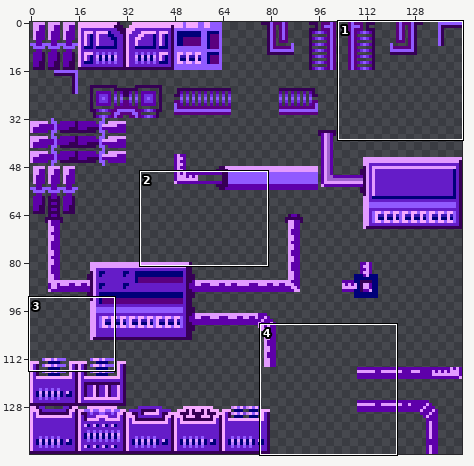
Sprite sheet, stored at resources/spritesheets/tiles/testtiles1.png. Above: a wide view before the commit, with the close-up outlined.
Close-up. First the earlier version:
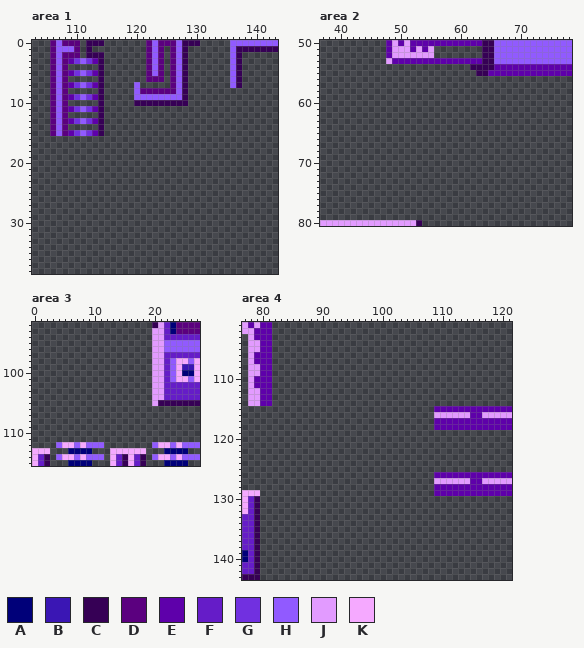
The file is 144x144 pixels. Shown: area 1: x 103..143, y 0..38; area 2: x 37..78, y 50..80; area 3: x 0..27, y 92..115; area 4: x 77..121, y 101..143.
Palette (. is transparent): A #000079  B #3a16b4  C #360055  D #5b007f  E #5e00aa  F #651cc8  G #7130e0  H #915aff  J #e29bff  K #f5a9ff
Pixels before, area 1, first column x 106:
 0 DHDDD.CCC.......DHDDDHCCC.....HHHHHHHH
 1 DHHHD.C.........DHD.DHC.......HCCCCCCC
 2 DHDDD.CCC.......DHD.DHC.......HC......
 3 DHDEGHGEC.......DHD.DHC.......HC......
 4 DHD.....C.......DHD.DHC.......HC......
 5 DHDEGHGEC.......DHD.DHC.......HC......
 6 DHD.....C.......DDD.DHC.......HC......
 7 DHDEGHGEC.....H.....DHC.......HC......
 8 DHD.....C.....HDDDDDDHC...............
 9 DHDEGHGEC.....HHHHHHHHC...............
10 DHD.....C.....CCCCCCCCC...............
11 DHDEGHGEC.............................
12 DHD.....C.............................
13 DHDEGHGEC.............................
14 DHD.....C.............................
15 DHDEGHGEC.............................
Pixels before, area 2, first column x 37:
50 ...........EJEJEEEEEEEEEEEECCHHHHHHHHHHHHH
51 ...........EJJJEJEJ........CCHHHHHHHHHHHHH
52 ...........EJJJJJJJ........CCHHHHHHHHHHHHH
53 ...........JEEEEEEEEEEEEEEECCHHHHHHHHHHHHH
54 .........................CCCCEEEEEEEEEEEEE
55 ..........................CCEEEEEEEEEEEEEE
56 ..........................................
57 ..........................................
58 ..........................................
59 ..........................................
60 ..........................................
61 ..........................................
62 ..........................................
63 ..........................................
64 ..........................................
65 ..........................................
66 ..........................................
67 ..........................................
68 ..........................................
69 ..........................................
70 ..........................................
71 ..........................................
72 ..........................................
73 ..........................................
74 ..........................................
75 ..........................................
76 ..........................................
77 ..........................................
78 ..........................................
79 ..........................................
80 JJJJJJJJJJJJJJJJC.........................
Pixels before, area 3, first column x 0:
 92 ....................CJFADDDD
 93 ....................JJFADDDD
 94 ....................JJFFFFFF
 95 ....................JJHHHHHH
 96 ....................JJHHHHHH
 97 ....................JJFFFFFF
 98 ....................JJFHKKHK
 99 ....................JJFHKBBK
100 ....................JJFHKAAK
101 ....................JJFHKKHK
102 ....................JJFFFFFF
103 ....................JJFFFFFF
104 ....................JJFFFFFF
105 ....................JCCCCCCC
106 ............................
107 ............................
108 ............................
109 ............................
110 ............................
111 ............................
112 ....HKKHKHHH........HKKHKHHH
113 KKK...AAAA...KKKKKK...AAAA..
114 KFC.HKKHKHHH.KFCKFC.HKKHKHHH
115 KFC...AAAA...KFCKFC...AAAA..
Pixels before, area 4, first column x 77:
101 JEJEE........................................
102 JJEEE........................................
103 .JEEE........................................
104 .JJEE........................................
105 .JJEE........................................
106 .JEEE........................................
107 .JEEE........................................
108 .JJEE........................................
109 .JJEE........................................
110 .JEEE........................................
111 .JEEE........................................
112 .JJEE........................................
113 .JJEE........................................
114 .JJEE........................................
115 ................................EEEEEEEEEEEEE
116 ................................JJJJJJEEJJJJJ
117 ................................EEEEEEEEEEEEE
118 ................................EEEEEEEEEEEEE
119 .............................................
120 .............................................
121 .............................................
122 .............................................
123 .............................................
124 .............................................
125 .............................................
126 ................................EEEEEEEEEEEEE
127 ................................JJJJJJEEJJJJJ
128 ................................EEEEEEEEEEEEE
129 KKK.............................EEEEEEEEEEEEE
130 KFC..........................................
131 KFC..........................................
132 KFC..........................................
133 FFC..........................................
134 FFC..........................................
135 FFC..........................................
136 FFC..........................................
137 FFC..........................................
138 FFC..........................................
139 AFC..........................................
140 AFC..........................................
141 FFC..........................................
142 FFC..........................................
143 CCC..........................................
Once edited:
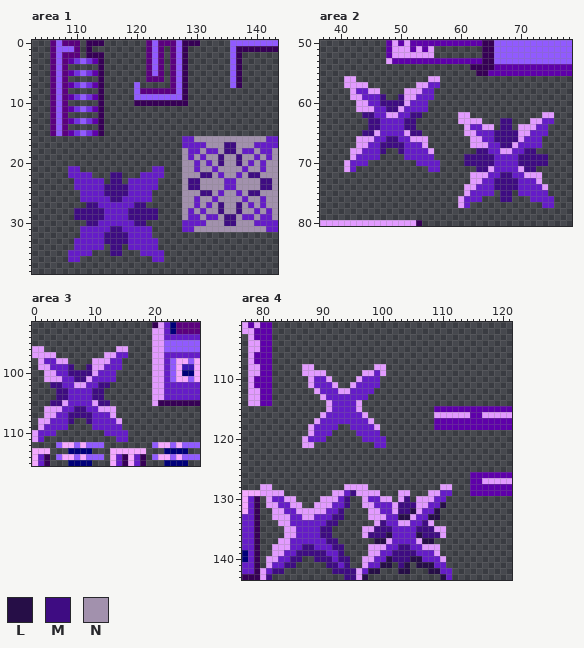
Colours new in this view: L #260e47  M #3e0c82  N #a291ad
Changes in this commit:
Area 1:
y 16: x 128..143 ................ -> FFNNNNNNNNNNNNFF
y 17: x 128..143 ................ -> FFFFNNNMMNNNFFFF
y 18: x 128..143 ................ -> NFFNFFNMMNFFNFFN
y 19: x 128..143 ................ -> NFNFNNMNNMNNFNFN
y 20: x 128..143 ................ -> NNFNFNMNNMNFNFNN
y 21: x 109..110 .. -> FF; x 123..124 .. -> FF; x 128..143 ................ -> NNFNNFNNNNFNNFNN
y 22: x 109..112 .... -> FFFF; x 116..117 .. -> MM; x 121..124 .... -> FFFF; x 128..143 ................ -> NNNMMNFNNFNMMNNN
y 23: x 110..114 ..... -> FFFFF; x 116..117 .. -> MM; x 119..123 ..... -> FFFFF; x 128..143 ................ -> NMMNNNNFFNNNNMMN
y 24: x 110..123 .............. -> FFFFFMMMMFFFFF; x 128..143 ................ -> NMMNNNNFFNNNNMMN
y 25: x 111..122 ............ -> FFFFMMMMFFFF; x 128..143 ................ -> NNNMMNFNNFNMMNNN
y 26: x 111..122 ............ -> FFFFFMMFFFFF; x 128..143 ................ -> NNFNNFNNNNFNNFNN
y 27: x 112..121 .......... -> MMFFFFFFMM; x 128..143 ................ -> NNFNFNMNNMNFNFNN
y 28: x 110..123 .............. -> MMMMMFFFFMMMMM; x 128..143 ................ -> NFNFNNMNNMNNFNFN
y 29: x 110..123 .............. -> MMMMMFFFFMMMMM; x 128..143 ................ -> NFFNFFNMMNFFNFFN
y 30: x 112..121 .......... -> MMFFFFFFMM; x 128..143 ................ -> FFFFNNNMMNNNFFFF
y 31: x 111..122 ............ -> FFFFFMMFFFFF; x 128..143 ................ -> FFNNNNNNNNNNNNFF
y 32: x 111..122 ............ -> FFFFMMMMFFFF
y 33: x 110..123 .............. -> FFFFFMMMMFFFFF
y 34: x 110..114 ..... -> FFFFF; x 116..117 .. -> MM; x 119..123 ..... -> FFFFF
y 35: x 109..112 .... -> FFFF; x 116..117 .. -> MM; x 121..124 .... -> FFFF
y 36: x 109..110 .. -> FF; x 123..124 .. -> FF
Area 2:
y 56: x 41..42 .. -> JJ; x 55..56 .. -> JJ
y 57: x 41..44 .... -> JJJJ; x 53..56 .... -> JJFF
y 58: x 42..46 ..... -> JFFJJ; x 51..55 ..... -> JJJFF
y 59: x 42..47 ...... -> JJFFFM; x 50..55 ...... -> MJJFFF
y 60: x 43..54 ............ -> JJFFMMMMJFFF
y 61: x 43..54 ............ -> JJJFFMMJFFFF
y 62: x 44..53 .......... -> MMFFJJFFMM; x 60..61 .. -> JJ; x 74..75 .. -> JJ
y 63: x 45..52 ........ -> MMFFFFMM; x 60..63 .... -> JJJJ; x 67..68 .. -> MM; x 72..75 .... -> JJFF
y 64: x 45..52 ........ -> MMFFFFMM; x 61..65 ..... -> JFFJJ; x 67..68 .. -> MM; x 70..74 ..... -> JJJFF
y 65: x 44..53 .......... -> MMJFFFFJMM; x 61..74 .............. -> JJFFFMMMMJJFFF
y 66: x 43..54 ............ -> JJJFFMMFFJJJ; x 62..73 ............ -> JJFFMMMMJFFF
y 67: x 43..54 ............ -> JJFFMMMMFFFJ; x 62..73 ............ -> JJJFFMMJFFFF
y 68: x 42..47 ...... -> JJFFFM; x 50..55 ...... -> MFFFFJ; x 63..72 .......... -> MMFFJJFFMM
y 69: x 42..46 ..... -> JFFFF; x 51..55 ..... -> FFFFF; x 61..74 .............. -> MMMMMFFFFMMMMM
y 70: x 41..44 .... -> JFFF; x 53..56 .... -> FFFF; x 61..74 .............. -> MMMMMFFFFMMMMM
y 71: x 41..42 .. -> JF; x 55..56 .. -> FF; x 63..72 .......... -> MMJFFFFJMM
y 72: x 62..73 ............ -> JJJFFMMFFJJJ
y 73: x 62..73 ............ -> JJFFMMMMFFFJ
y 74: x 61..74 .............. -> JJFFFMMMMFFFFJ
y 75: x 61..65 ..... -> JFFFF; x 67..68 .. -> MM; x 70..74 ..... -> FFFFF
y 76: x 60..63 .... -> JFFF; x 67..68 .. -> MM; x 72..75 .... -> FFFF
y 77: x 60..61 .. -> JF; x 74..75 .. -> FF
Area 3:
y 96: x 0..1 .. -> JJ; x 14..15 .. -> JJ
y 97: x 0..3 .... -> JJJJ; x 12..15 .... -> JJFF
y 98: x 1..5 ..... -> JFFJJ; x 10..14 ..... -> JJJFF
y 99: x 1..6 ...... -> JJFFFM; x 9..14 ...... -> MJJFFF
y 100: x 2..13 ............ -> JJFFMMMMJFFF
y 101: x 2..13 ............ -> JJJFFMMJFFFF
y 102: x 3..12 .......... -> MMFFJJFFMM
y 103..104: x 4..11 ........ -> MMFFFFMM
y 105: x 3..12 .......... -> MMJFFFFJMM
y 106: x 2..13 ............ -> JJJFFMMFFJJJ
y 107: x 2..13 ............ -> JJFFMMMMFFFJ
y 108: x 1..6 ...... -> JJFFFM; x 9..14 ...... -> MFFFFJ
y 109: x 1..5 ..... -> JFFFF; x 10..14 ..... -> FFFFF
y 110: x 0..3 .... -> JFFF; x 12..15 .... -> FFFF
y 111: x 0..1 .. -> JF; x 14..15 .. -> FF
Area 4:
y 108: x 87..88 .. -> JJ; x 99..100 .. -> JJ
y 109: x 87..90 .... -> JJJJ; x 97..100 .... -> JJFJ
y 110: x 88..91 .... -> JFFJ; x 96..99 .... -> JFFF
y 111: x 88..92 ..... -> JFFFJ; x 95..99 ..... -> JFFFF
y 112: x 89..98 .......... -> JFFFJJFFFF
y 113: x 90..97 ........ -> JFFFFFFF
y 114..115: x 91..96 ...... -> JFFFFJ
y 116: x 90..97 ........ -> JFFFFFFJ
y 117: x 89..98 .......... -> JFFFFFFFFJ
y 118: x 88..92 ..... -> JFFFF; x 95..99 ..... -> FFFFJ
y 119: x 88..91 .... -> JFFF; x 96..99 .... -> FFFF
y 120: x 87..90 .... -> JFFF; x 97..100 .... -> FFFF
y 121: x 87..88 .. -> JJ; x 99..100 .. -> FF
y 126: x 109..114 EEEEEE -> ......
y 127: x 109..114 JJJJJJ -> ......
y 128: x 80..81 .. -> JJ; x 94..97 .... -> JJJJ; x 109..114 EEEEEE -> .JJ...
y 129: x 80..83 .... -> JJJJ; x 92..99 ........ -> JJFMJJJJ; x 103..104 .. -> JJ; x 108..114 .EEEEEE -> JJFF...
y 130: x 81..85 ..... -> JFFJJ; x 90..94 ..... -> JJJFM; x 97..101 ..... -> JFFJJ; x 103..104 .. -> JM; x 106..110 ..... -> JJJFF
y 131: x 81..86 ...... -> JJFFJJ; x 89..94 ...... -> JJJFFM; x 97..110 .............. -> JJFFFJMMMJJFFL
y 132: x 82..93 ............ -> JJFFJJJJJFFM; x 98..109 ............ -> JJFFJMMLJFFL
y 133: x 82..93 ............ -> JJJFFJJFFFMM; x 98..109 ............ -> JJJFFLLJFFLL
y 134: x 83..92 .......... -> JJFFFFFFMM; x 99..108 .......... -> JMFFJJFFMJ
y 135: x 84..91 ........ -> JJFFFFMM; x 97..110 .............. -> JJMMMFFFFMMMJJ
y 136: x 84..91 ........ -> JJFFFFMM; x 97..110 .............. -> JMMMLFFFFLMMMJ
y 137: x 83..92 .......... -> JJFFFFFFMM; x 99..108 .......... -> LLJFFFFJLL
y 138: x 82..93 ............ -> JJJFFMMFFFMM; x 98..109 ............ -> JJJFFMMFFJJJ
y 139: x 82..93 ............ -> JJFFMMMMMFFM; x 98..109 ............ -> JJFFMMMMFFFJ
y 140: x 81..86 ...... -> JJFFMM; x 89..94 ...... -> MMMFMM; x 97..110 .............. -> JJFFLMMMLLFFFJ
y 141: x 81..85 ..... -> JFFMM; x 91..94 .... -> MMFM; x 97..101 ..... -> JFFLL; x 103..104 .. -> ML; x 106..110 ..... -> LLLFF
y 142: x 80..83 .... -> JFMM; x 92..99 ........ -> MMMMJFLL; x 103..104 .. -> LL; x 108..111 .... -> LLFF
y 143: x 80..81 .. -> JM; x 94..97 .... -> MMJL; x 110..111 .. -> LF
